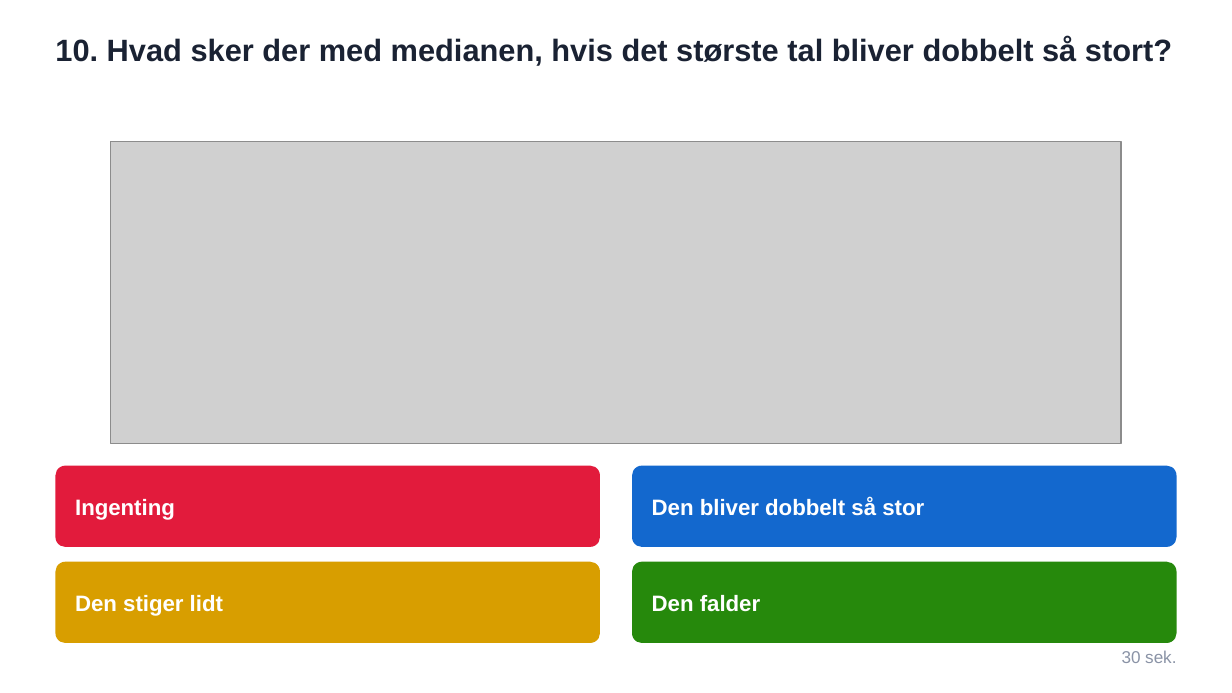
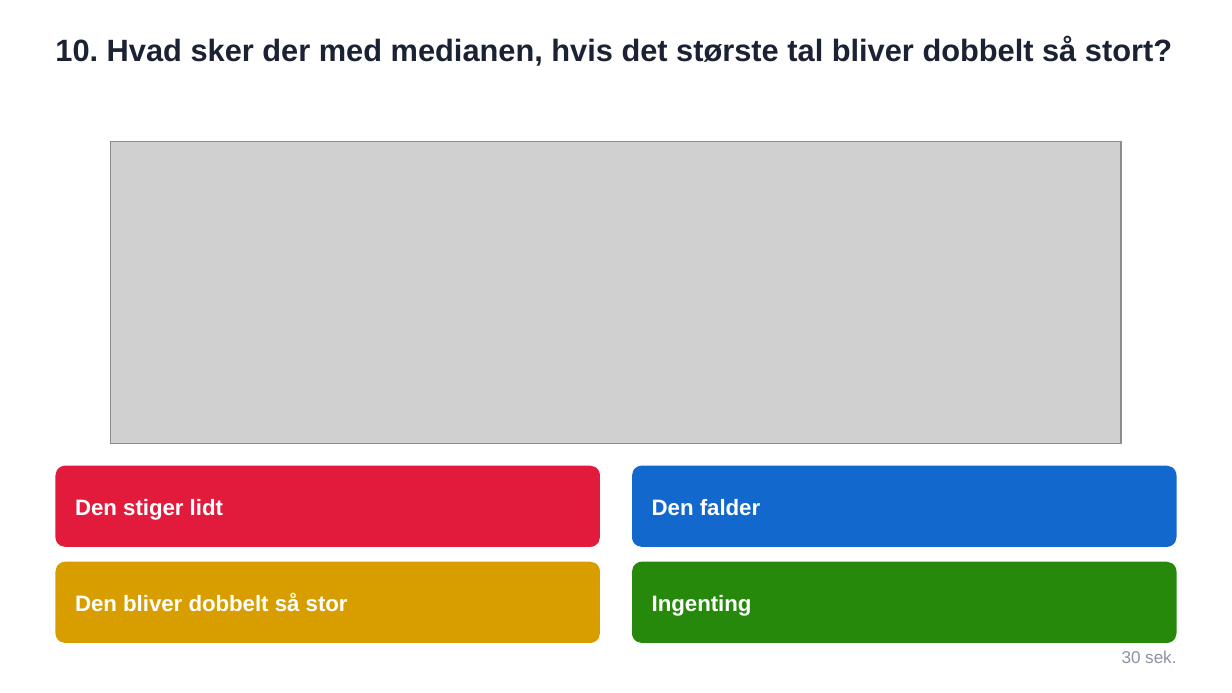
Before and after one commit to mibelibsen/kontiki, a slide deck: slide 11 of facit/kahoot-statistik-2026-09-11.pptx. Drawn at 1232x693 pixels with LibreOffice and Linux fonts; fonts in the diff are those of the drawing; grey boxes stand for pictures. Boxes give left, top, right and bottom in pixels: in the first picture for what was removed or moved away, otherwise in the second. Text is boxed around its words. In the diff, an @@ line names an element or a change of style, - is before the commit and + after.

```diff
--- a/facit/kahoot-statistik-2026-09-11.pptx
+++ b/facit/kahoot-statistik-2026-09-11.pptx
@@ text "Den stiger lidt": place and size @@
-text "Den stiger lidt" at (75, 595, 223, 616)
+text "Den stiger lidt" at (75, 499, 223, 520)
@@ text removed at (75, 499, 175, 520) @@
-Ingenting
@@ text at (652, 499, 760, 516): text changed @@
-Den bliver dobbelt så stor
+Den falder
@@ text added at (75, 593, 348, 612), 13 pt, text #FFFFFF, bold @@
+Den bliver dobbelt så stor
@@ text at (652, 595, 752, 616): text changed @@
-Den falder
+Ingenting
```
Also in this commit, not shown: 27 other slides changed, 7 other files.
